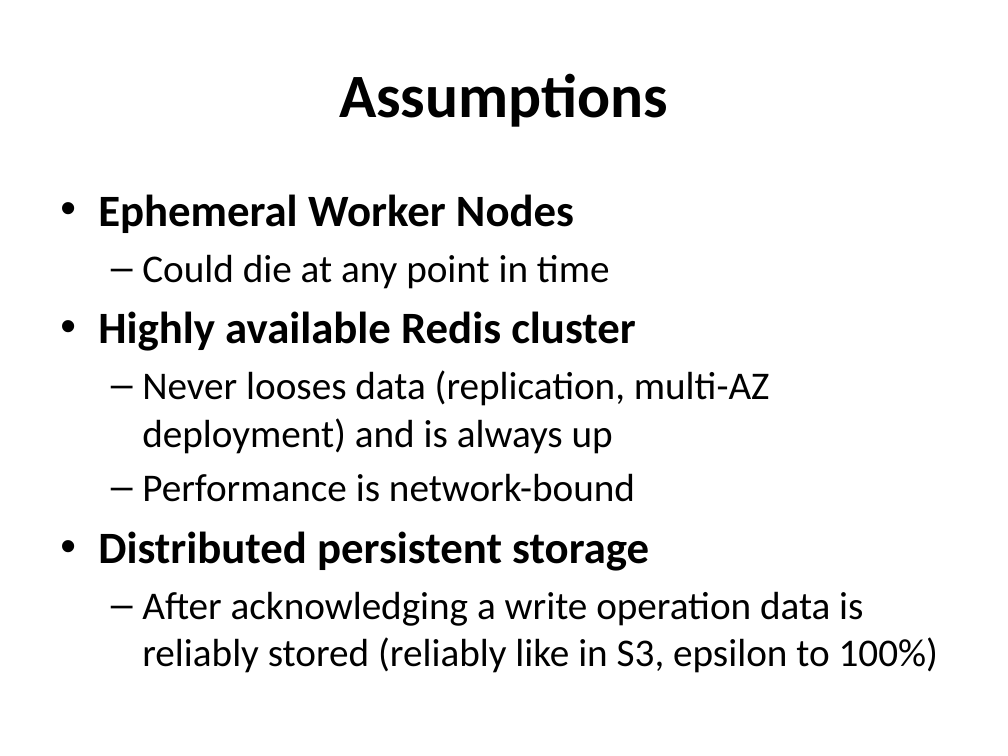
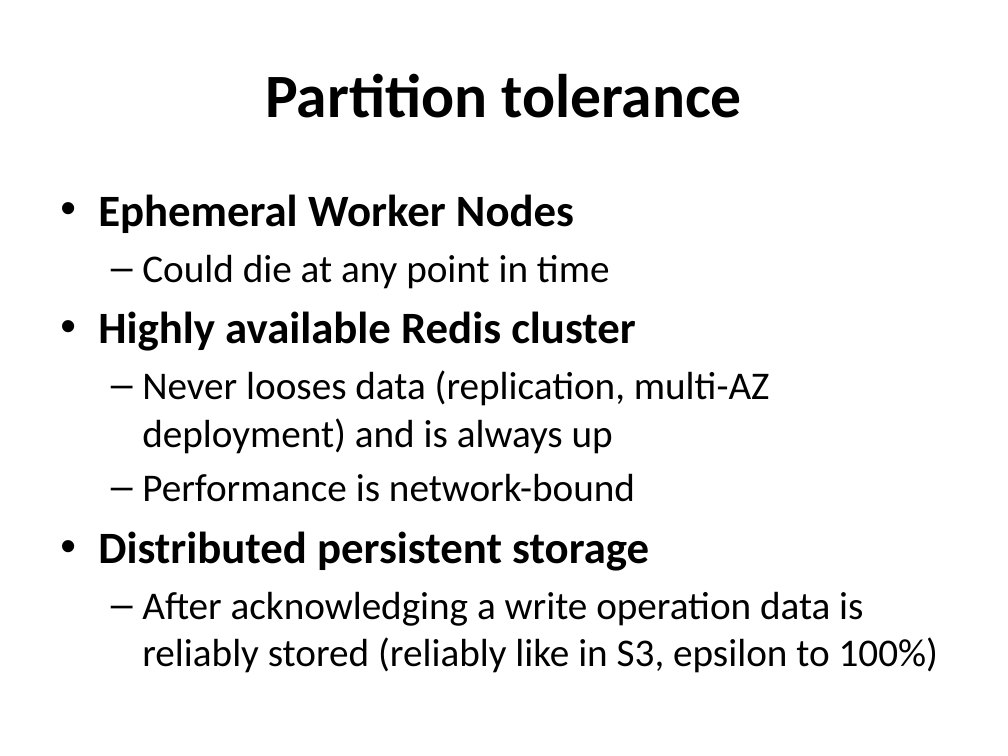
Before and after one commit to buybackoff/Ractor, a slide deck: slide 5 of docs/files/Fredis.pptx (slide 2 before the commit). Drawn at 1008x756 pixels with LibreOffice and Linux fonts; fonts in the diff are those of the drawing. Boxes give left, top, right and bottom in pixels: in the first picture for what was removed or moved away, otherwise in the second. Text is boxed around its words. In the diff, an @@ line names an element or a change of style, - is before the commit and + after.

```diff
--- a/docs/files/Fredis.pptx
+++ b/docs/files/Fredis.pptx
@@ title at (265, 73, 742, 118): text changed @@
-Assumptions
+Partition tolerance
```
Also in this commit, not shown: 4 other slides changed, 8 slides added, 13 other files.
